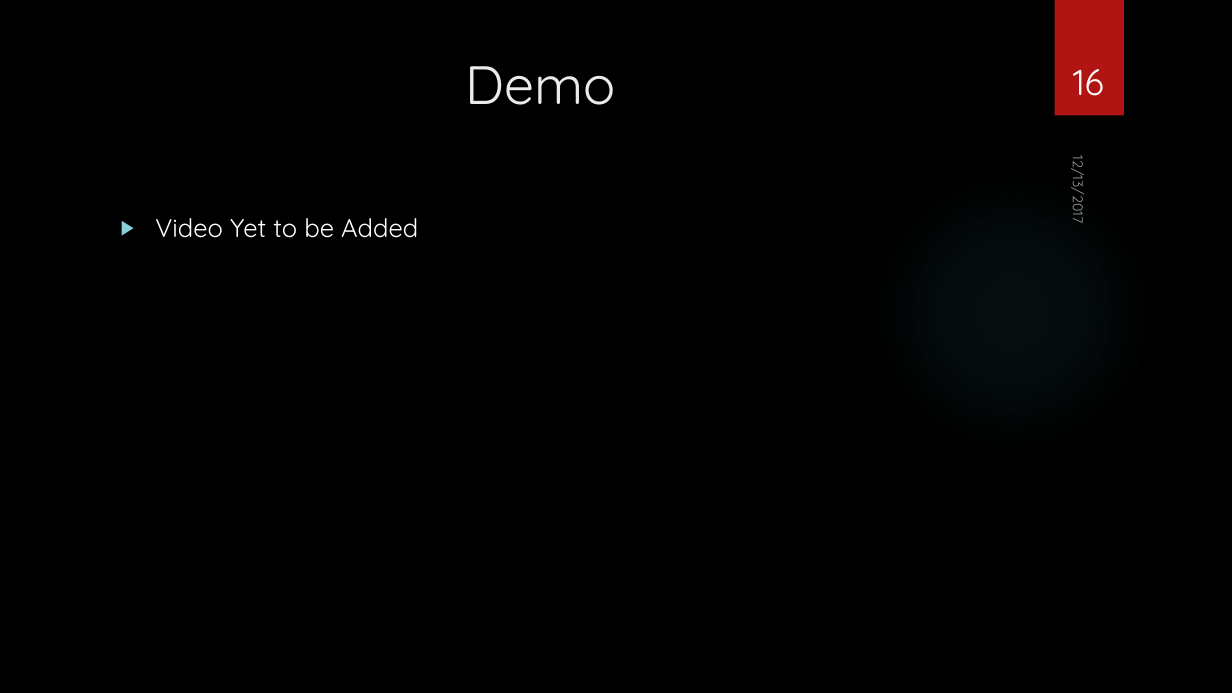
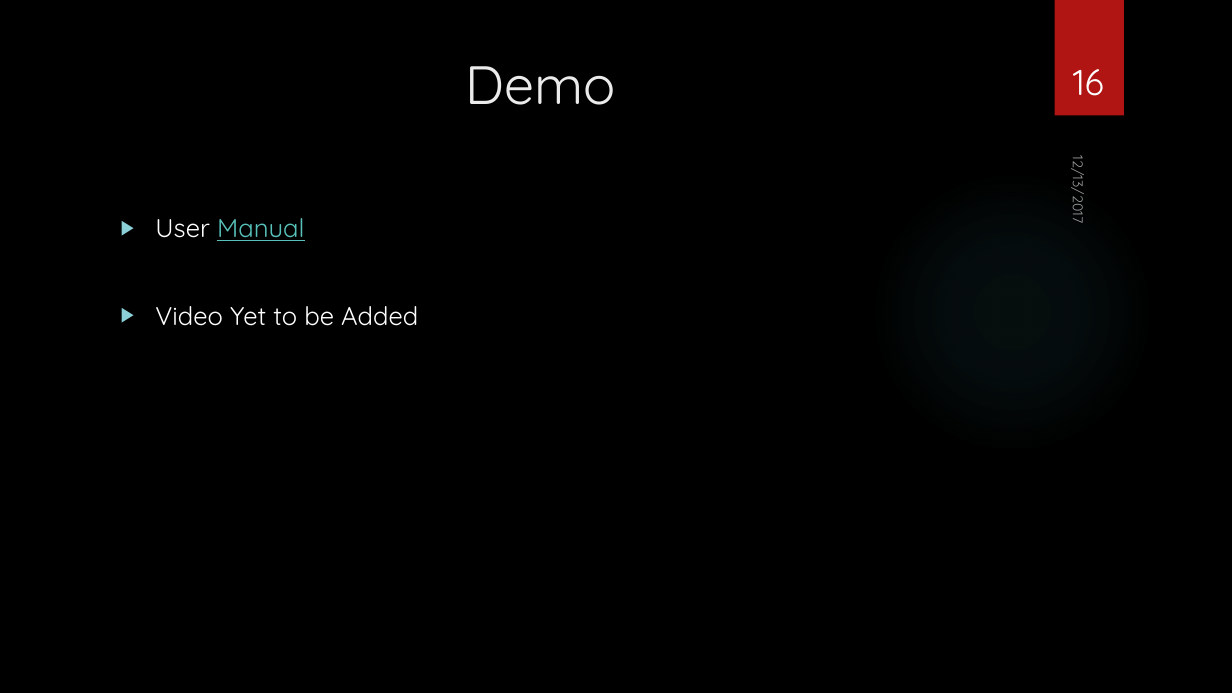
Before and after one commit to kcshettar/cg2f2017, a slide deck: slide 16 of Project/Final Presentation/Shoot The Object - Presentation.pptx. Drawn at 1232x693 pixels with LibreOffice and Linux fonts; fonts in the diff are those of the drawing; background and template pictures are left out. Boxes give left, top, right and bottom in pixels: in the first picture for what was removed or moved away, otherwise in the second. Text is boxed around its words. In the diff, an @@ line names an element or a change of style, - is before the commit and + after.

```diff
--- a/Project/Final Presentation/Shoot The Object - Presentation.pptx
+++ b/Project/Final Presentation/Shoot The Object - Presentation.pptx
@@ text at bbox=[155, 218, 305, 241]: paragraph added @@
+▶ User Manual
```
Also in this commit, not shown: 2 other slides changed, 11 other files.
